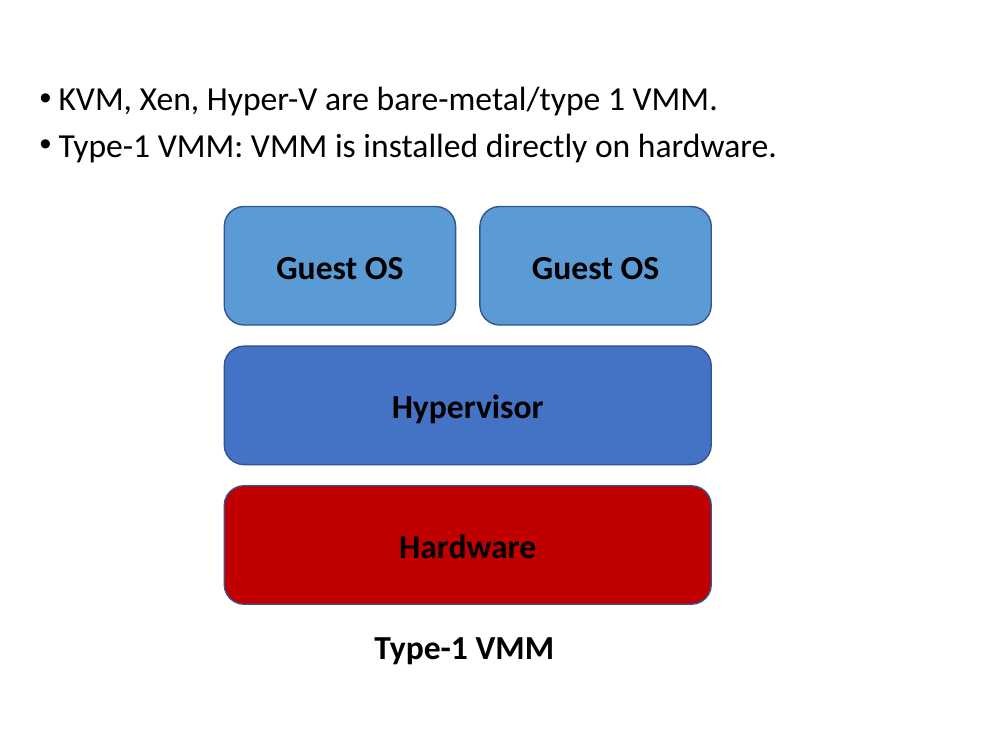
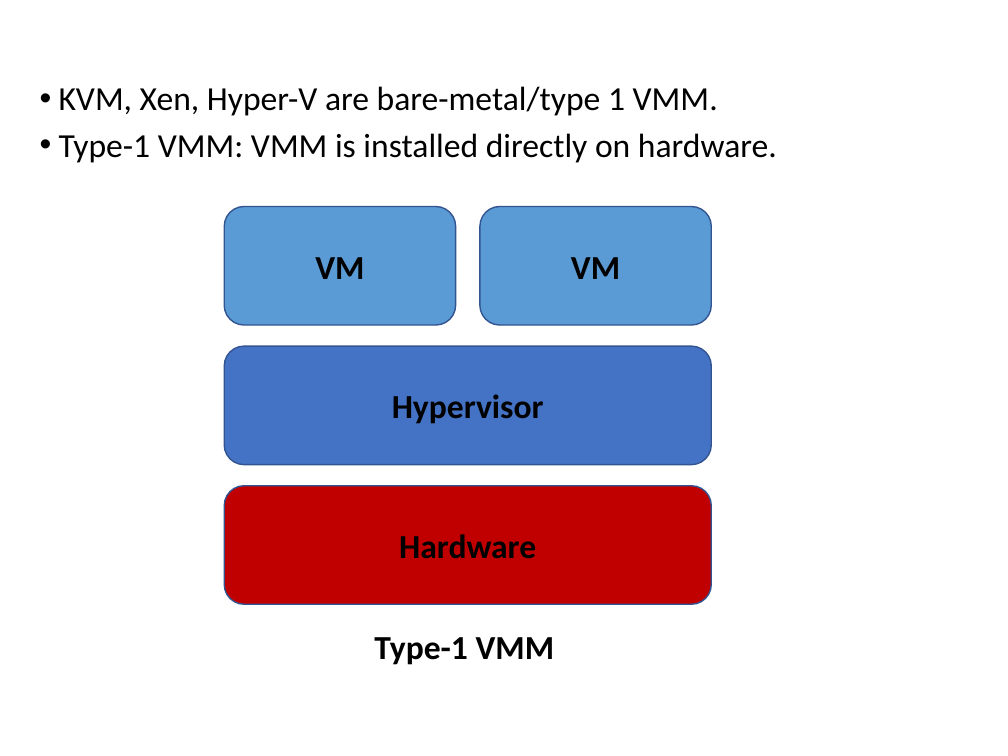
Before and after one commit to zhangzhics/CITS5503_Sem2, a slide deck: slide 7 of Lectures2024/CITS5503CloudComputingIntro_week1.pptx (slide 6 before the commit). Drawn at 1008x756 pixels with LibreOffice and Linux fonts; fonts in the diff are those of the drawing. Boxes give left, top, right and bottom in pixels: in the first picture for what was removed or moved away, otherwise in the second. Text is boxed around its words. In the diff, an @@ line names an element or a change of style, - is before the commit and + after.

```diff
--- a/Lectures2024/CITS5503CloudComputingIntro_week1.pptx
+++ b/Lectures2024/CITS5503CloudComputingIntro_week1.pptx
@@ text in rounded rectangle at (315, 257, 364, 279): text changed @@
-Guest OS
+VM
@@ text in rounded rectangle at (571, 257, 620, 279): text changed @@
-Guest OS
+VM
```
Also in this commit, not shown: 6 other slides changed, 2 slides added, 1 slide removed.
